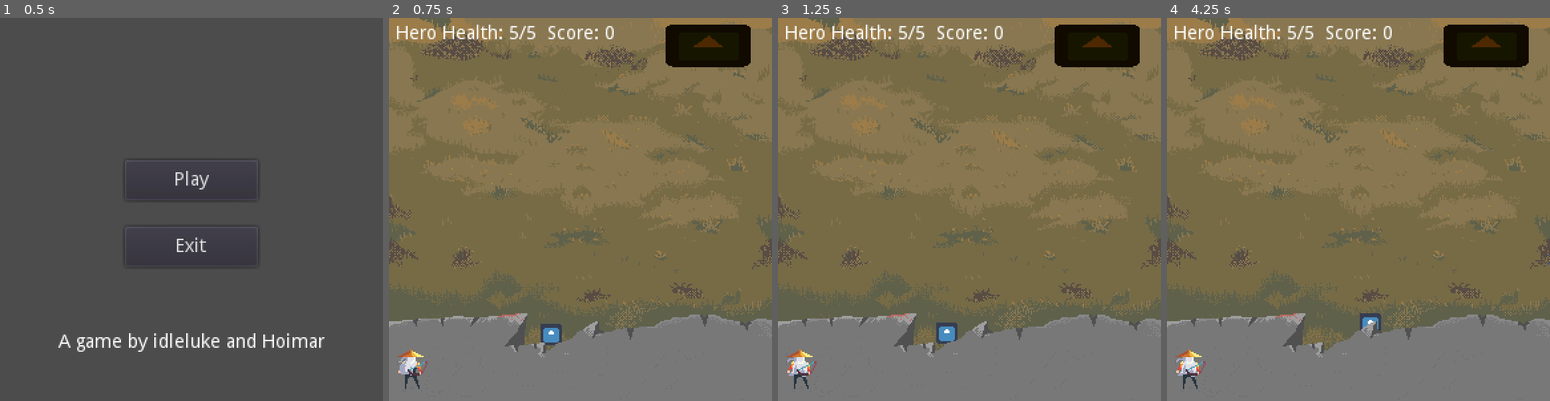
Above: before the commit, frames 1-4 (left to right).
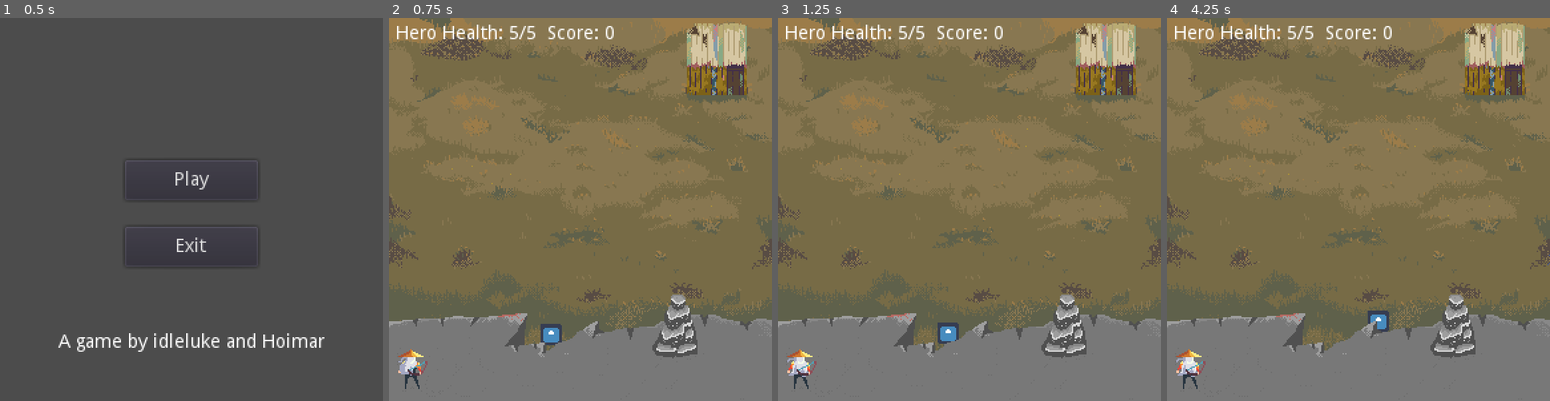
Above: after the commit, the same moments.

Repository: Hoimar/ashes
Game: Godot game, scene res://scenes/main_menu.tscn
Same seed, same stepped clock (60 frames per second), same inputs: the game is played once before the commit and once after it. The engine's default icon, where the game draws it, is replaced by a stand-in: a white triangle on a blue panel in a dark square.
Inputs (mouse positions are in pixels of both pictures, inside the frame that each line leads up to):
- Up to frame 1 (0.5 s): no input
- Up to frame 2 (0.75 s): click "Play" at 0.5 s
- Up to frame 3 (1.25 s): no input
- Up to frame 4 (4.25 s): move the mouse to (1442, 190) at 1.27 s; press the mouse at (1442, 190) at 1.28 s; move the mouse to (1281, 228) at 2.02 s; release the mouse at (1281, 228) at 2.03 s; click (1281, 228) at 2.1 s; move the mouse to (1396, 125) at 2.77 s; press the mouse at (1396, 125) at 2.78 s; move the mouse to (1339, 286) at 3.52 s; release the mouse at (1339, 286) at 3.53 s; click (1339, 286) at 3.6 s

Frame 1 is identical in both runs. In frame 2, 4.8% of the frame differs, in the area x 68-95%, y 1-89%; in frame 3, 4.9%; in frame 4, 5.1%, in the area x 50-95%, y 1-89%.

Commit message:
Restructuring, game popup, etc.

Diff:
--- a/project.godot
+++ b/project.godot
@@ -20,11 +20,6 @@
 "path": "res://scripts/enemy.gd"
 }, {
 "base": "Node2D",
-"class": "EnemyGroup",
-"language": "GDScript",
-"path": "res://scripts/enemy_group.gd"
-}, {
-"base": "Node2D",
 "class": "EnemySpawner",
 "language": "GDScript",
 "path": "res://scripts/enemy_spawner.gd"
@@ -34,18 +29,29 @@
 "language": "GDScript",
 "path": "res://scripts/enemy_wave.gd"
 }, {
+"base": "CenterContainer",
+"class": "GamePopup",
+"language": "GDScript",
+"path": "res://scripts/game_popup.gd"
+}, {
 "base": "Node2D",
 "class": "Hero",
 "language": "GDScript",
 "path": "res://scripts/hero.gd"
+}, {
+"base": "CanvasItem",
+"class": "Stage",
+"language": "GDScript",
+"path": "res://scripts/stage.gd"
 } ]
 _global_script_class_icons={
 "Arrow": "",
 "Enemy": "",
-"EnemyGroup": "",
 "EnemySpawner": "",
 "EnemyWave": "",
-"Hero": ""
+"GamePopup": "",
+"Hero": "",
+"Stage": ""
 }
 
 [application]
@@ -53,6 +59,10 @@
 config/name="Archery"
 run/main_scene="res://scenes/main_menu.tscn"
 config/icon="res://icon.png"
+
+[autoload]
+
+Global="*res://scripts/global.gd"
 
 [display]
 
--- a/scenes/arrow_controller.tscn
+++ b/scenes/arrow_controller.tscn
@@ -17,7 +17,7 @@
 
 [node name="PathFollow2D" type="PathFollow2D" parent="Path2D"]
 position = Vector2( 0.38992, -2.36453 )
-rotation = -1.57373
+rotation = -1.58587
 lookahead = 10.0
 
 [node name="ArrowBase" parent="Path2D/PathFollow2D" instance=ExtResource( 2 )]
--- /dev/null
+++ b/scenes/game_popup.tscn
@@ -0,0 +1,51 @@
+[gd_scene load_steps=2 format=2]
+
+[ext_resource path="res://scripts/game_popup.gd" type="Script" id=1]
+
+[node name="GamePopup" type="CenterContainer"]
+pause_mode = 2
+anchor_right = 1.0
+anchor_bottom = 1.0
+script = ExtResource( 1 )
+__meta__ = {
+"_edit_use_anchors_": false
+}
+
+[node name="PanelContainer" type="PanelContainer" parent="."]
+margin_left = 78.0
+margin_top = 115.0
+margin_right = 210.0
+margin_bottom = 173.0
+
+[node name="VBoxContainer" type="VBoxContainer" parent="PanelContainer"]
+margin_left = 7.0
+margin_top = 7.0
+margin_right = 125.0
+margin_bottom = 51.0
+custom_constants/separation = 10
+alignment = 1
+
+[node name="LabelMessage" type="Label" parent="PanelContainer/VBoxContainer"]
+margin_right = 118.0
+margin_bottom = 14.0
+text = "Popup Message"
+align = 1
+
+[node name="HBoxContainer" type="HBoxContainer" parent="PanelContainer/VBoxContainer"]
+margin_top = 24.0
+margin_right = 118.0
+margin_bottom = 44.0
+
+[node name="ButtonRetry" type="Button" parent="PanelContainer/VBoxContainer/HBoxContainer"]
+margin_right = 45.0
+margin_bottom = 20.0
+text = "Retry"
+
+[node name="ButtonContinue" type="Button" parent="PanelContainer/VBoxContainer/HBoxContainer"]
+margin_left = 49.0
+margin_right = 118.0
+margin_bottom = 20.0
+text = "Continue"
+
+[connection signal="pressed" from="PanelContainer/VBoxContainer/HBoxContainer/ButtonRetry" to="." method="_on_ButtonRetry_pressed"]
+[connection signal="pressed" from="PanelContainer/VBoxContainer/HBoxContainer/ButtonContinue" to="." method="_on_ButtonContinue_pressed"]
--- a/scenes/goal.tscn
+++ b/scenes/goal.tscn
@@ -1,18 +1,17 @@
 [gd_scene load_steps=3 format=2]
 
-[ext_resource path="res://icon.png" type="Texture" id=1]
+[ext_resource path="res://assets/sprites/House Sprite.png" type="Texture" id=1]
 
 [sub_resource type="RectangleShape2D" id=1]
-extents = Vector2( 32, 16 )
+extents = Vector2( 22.2748, 22.8227 )
 
 [node name="Goal" type="Node2D"]
 
-[node name="icon" type="Sprite" parent="."]
-modulate = Color( 0.305882, 0.156863, 0, 1 )
-scale = Vector2( 1, 0.5 )
+[node name="Sprite" type="Sprite" parent="."]
 texture = ExtResource( 1 )
 
 [node name="Area2D" type="Area2D" parent="."]
+position = Vector2( -1, 0 )
 
 [node name="CollisionShape2D" type="CollisionShape2D" parent="Area2D"]
 shape = SubResource( 1 )
--- a/scenes/main_menu.tscn
+++ b/scenes/main_menu.tscn
@@ -24,6 +24,8 @@
 
 [node name="VBoxContainer" type="VBoxContainer" parent="CenterContainer"]
 margin_top = 36.0
+margin_right = 200.0
+margin_bottom = 180.0
 custom_constants/separation = 50
 __meta__ = {
 "_edit_use_anchors_": false
--- a/scenes/stage.tscn
+++ b/scenes/stage.tscn
@@ -8,20 +8,26 @@
 [ext_resource path="res://scenes/enemy.tscn" type="PackedScene" id=6]
 [ext_resource path="res://scenes/enemy_wave.tscn" type="PackedScene" id=7]
 [ext_resource path="res://assets/sprites/GROUND 2-export.png" type="Texture" id=8]
-[ext_resource path="res://scripts/levels.gd" type="Script" id=9]
+[ext_resource path="res://scripts/waves.gd" type="Script" id=9]
+[ext_resource path="res://assets/sprites/rock sprites.png" type="Texture" id=10]
 
 [sub_resource type="RectangleShape2D" id=1]
 extents = Vector2( 144, 88.6581 )
 
 [sub_resource type="Curve2D" id=2]
 _data = {
-"points": PoolVector2Array( -166.06, 31.4856, 166.06, -31.4856, 348.088, 88.2037, -5.93688, 19.6824, 5.93688, -19.6824, 300.21, -8.287, -20.9008, 39.3064, 20.9008, -39.3064, 427.71, -46.287, -226.928, 28.1746, 226.928, -28.1746, 454.161, -112.156 )
+"points": PoolVector2Array( -166.06, 31.4856, 166.06, -31.4856, 348.088, 88.2037, -5.93688, 19.6824, 5.93688, -19.6824, 272.566, -3.66988, -28.2424, 31.9648, 28.2424, -31.9648, 480.133, -26.3622, -226.261, 24.5038, 226.261, -24.5038, 483.666, -92.1352 )
 }
 
-[node name="Stage" type="Node2D" groups=[
+[node name="Stage" type="Control" groups=[
 "stage",
 ]]
+anchor_right = 1.0
+anchor_bottom = 1.0
 script = ExtResource( 5 )
+__meta__ = {
+"_edit_use_anchors_": false
+}
 
 [node name="Ground" type="Sprite" parent="."]
 texture = ExtResource( 8 )
@@ -30,7 +36,7 @@
 region_rect = Rect2( 0, 0, 288, 288 )
 
 [node name="Goal" parent="." instance=ExtResource( 4 )]
-position = Vector2( 239.981, 20.828 )
+position = Vector2( 247.541, 35.3171 )
 
 [node name="Game" type="YSort" parent="."]
 
@@ -60,6 +66,11 @@
 centered = false
 region_enabled = true
 region_rect = Rect2( 0, 288, 288, 288 )
+
+[node name="Rocks" type="Sprite" parent="."]
+position = Vector2( 197.5, 208 )
+texture = ExtResource( 10 )
+centered = false
 
 [node name="Archer" parent="." instance=ExtResource( 2 )]
 position = Vector2( 16.0246, 262.979 )
@@ -102,22 +113,24 @@
 [node name="BasinContainer" type="HBoxContainer" parent="UI"]
 anchor_top = 1.0
 anchor_bottom = 1.0
-margin_top = -40.0
-margin_right = 40.0
+margin_left = 51.0
+margin_top = -48.0
+margin_right = 91.0
+margin_bottom = -8.0
 __meta__ = {
 "_edit_use_anchors_": false
 }
 
-[node name="Levels" type="Node" parent="."]
+[node name="Waves" type="Node" parent="."]
 script = ExtResource( 9 )
 
-[node name="EnemyWave1" parent="Levels" instance=ExtResource( 7 )]
+[node name="EnemyWave1" parent="Waves" instance=ExtResource( 7 )]
 amount = 5
 scene = ExtResource( 6 )
 duration = 15.0
 cooldown = 15.0
 
-[node name="EnemyWave2" parent="Levels" instance=ExtResource( 7 )]
+[node name="EnemyWave2" parent="Waves" instance=ExtResource( 7 )]
 amount = 10
 scene = ExtResource( 6 )
 duration = 15.0
--- a/scripts/archer.gd
+++ b/scripts/archer.gd
@@ -10,7 +10,7 @@
 
 var state = STATE.IDLE
 
-onready var stage: Node2D = get_tree().get_nodes_in_group("stage")[0]
+onready var stage: Node = get_tree().get_nodes_in_group("stage")[0]
 onready var anim_sprite := $AnimatedSprite
 onready var arrow_offset := $ArrowOffset
 
--- a/scripts/enemy.gd
+++ b/scripts/enemy.gd
@@ -21,7 +21,7 @@
 onready var knockback_tween := $KnockbackTween
 onready var animation_player := $AnimationPlayer
 onready var hero: Node2D = get_tree().get_nodes_in_group("hero")[0]
-onready var stage: Node2D = get_tree().get_nodes_in_group("stage")[0]
+onready var stage: Node = get_tree().get_nodes_in_group("stage")[0]
 
 
 # Called when the node enters the scene tree for the first time.
--- a/scripts/enemy_group.gd
+++ /dev/null
@@ -1,18 +0,0 @@
-class_name EnemyGroup
-extends Node2D
-
-
-# Called when the node enters the scene tree for the first time.
-func _ready():
-	var spawn_delay = duration / amount
-	spawn_timer.wait_time = spawn_delay
-
-
-func _on_SpawnTimer_timeout():
-	target_node.spawn(scene)
-	num_spawned += 1
-	if num_spawned == amount:
-		spawn_timer.stop()
-
-
-func start():
--- /dev/null
+++ b/scripts/game_popup.gd
@@ -0,0 +1,29 @@
+class_name GamePopup
+extends CenterContainer
+
+
+onready var label_message := $PanelContainer/VBoxContainer/LabelMessage
+onready var button_retry := $PanelContainer/VBoxContainer/HBoxContainer/ButtonRetry
+onready var button_continue := $PanelContainer/VBoxContainer/HBoxContainer/ButtonContinue
+
+
+# Called when the node enters the scene tree for the first time.
+func _ready():
+	match Global.state:
+		Global.STATE.LEVEL_COMPLETE:
+			label_message.text = "Level complete!"
+		Global.STATE.GAME_WON:
+			label_message.text = "You completed the game, congrats!"
+		Global.STATE.LOST:
+			label_message.text = "The hero died."
+			button_continue.disabled = true
+
+
+func _on_ButtonRetry_pressed():
+	Global.start_level()
+	queue_free()
+
+
+func _on_ButtonContinue_pressed():
+	Global.start_level(true)
+	queue_free()
--- /dev/null
+++ b/scripts/global.gd
@@ -0,0 +1,37 @@
+extends Node
+
+const STAGE := preload("res://scenes/stage.tscn")
+const POPUP := preload("res://scenes/game_popup.tscn")
+
+const MAX_LEVELS := 4
+enum STATE {
+	RUNNING,
+	GAME_WON,
+	LEVEL_COMPLETE
+	LOST,
+}
+
+var level: int = 0
+var state: int
+
+
+func start_level(var next: bool = false):
+	if next:
+		level += 1
+	if level == MAX_LEVELS:
+		# TODO: Show ending.
+		pass
+	set_state(STATE.RUNNING)
+	get_tree().change_scene_to(STAGE)
+
+
+func set_state(var new):
+	if new == state:
+		return
+	state = new
+	if state == STATE.RUNNING:
+		get_tree().paused = false
+	else:
+		get_tree().paused = true
+		var popup = POPUP.instance()
+		get_tree().get_root().add_child(popup)
--- a/scripts/hero.gd
+++ b/scripts/hero.gd
@@ -15,11 +15,6 @@
 var state: int = STATE.WALKING
 var health := HEALTH_START
 onready var animation_player = $AnimationPlayer
-
-
-# Called when the node enters the scene tree for the first time.
-func _ready():
-	pass # Replace with function body.
 
 
 func take_hit(var damage: int = 1):
--- a/scripts/levels.gd
+++ /dev/null
@@ -1,10 +0,0 @@
-extends Node
-
-var level_num = 0
-
-# Called when the node enters the scene tree for the first time.
-func _ready():
-	if get_child_count() == 0:
-		return
-	var wave: EnemyWave = get_children()[level_num]
-	wave.start()
--- a/scripts/stage.gd
+++ b/scripts/stage.gd
@@ -1,69 +1,43 @@
-extends Node2D
+class_name Stage
+extends CanvasItem
 
 const HERO_WALK_DURATION := 60.0
-enum STATE {
-	RUNNING,
-	WON,
-	LEVEL_COMPLETE
-	LOST,
-}
 
 signal mouse_clicked(position)
 
-var state := -1 setget set_state
-var score := 0
 onready var hero_path_follow := $Game/HeroPath/HeroPathFollow
 onready var hero_path_tween := $HeroPathTween
 onready var label_score := $UI/HBoxContainer/LabelScore
 onready var label_health := $UI/HBoxContainer/LabelHealth
-onready var levels := $Levels
+onready var waves := $Waves
 onready var hero: Hero = get_tree().get_nodes_in_group("hero")[0]
 
 
 # Called when the node enters the scene tree for the first time.
 func _ready():
-	hero.connect("hero_died", self, "set_state", [STATE.LOST])
+	hero.connect("hero_died", self, "lose")
 	hero.connect("hero_hurt", self, "hero_health_changed")
 	hero_health_changed(Hero.HEALTH_START)
-	set_state(STATE.RUNNING)
-
-
-func _input(event):
-	if state == STATE.RUNNING \
-		and (event is InputEventMouseMotion or event is InputEventMouseButton) \
-		and Input.is_action_pressed("shoot"):
-			pass
+	animate_hero_path()
 
 
 func _process(delta):
-	if state == STATE.RUNNING and Input.is_action_pressed("shoot"):
+	if Global.state == Global.STATE.RUNNING and Input.is_action_pressed("shoot"):
 		emit_signal("mouse_clicked", get_local_mouse_position())
 
 
-func set_state(var new):
-	if new == state:
-		return
-	match new:
-		STATE.RUNNING:
-			animate_hero_path()
-		STATE.WON:
-			print("You won the game!")
-		STATE.LEVEL_COMPLETE:
-			levels.level_num += 1
-			print("Level complete!")
-		STATE.LOST:
-			print("You lost!")
-			hero_path_tween.stop_all()
-	state = new
+func lose():
+	hero_path_tween.stop_all()
+	Global.set_state(Global.STATE.LOST)
 
 
 func _on_HeroPathTween_tween_completed(_object, _key):
-	set_state(STATE.LEVEL_COMPLETE)
+	Global.set_state(Global.STATE.LEVEL_COMPLETE)
 
 
 func increase_score(var amount: int):
-	score += amount
-	label_score.text = "Score: %d" % score
+	Global.score += amount
+	label_score.text = "Score: %d" % Global.score
 
 
 func hero_health_changed(var new_health: int):
--- /dev/null
+++ b/scripts/waves.gd
@@ -0,0 +1,10 @@
+extends Node
+
+onready var stage: Stage = get_tree().get_nodes_in_group("stage")[0]
+
+# Called when the node enters the scene tree for the first time.
+func _ready():
+	if get_child_count() == 0 or get_children().size() <= Global.level:
+		return
+	var wave: EnemyWave = get_children()[Global.level]
+	wave.start()
Binary file added: assets/sprites/House Sprite.png
Not shown, added: assets/sprites/House Sprite.png.import
Binary file added: assets/sprites/rock sprites.png
Not shown, added: assets/sprites/rock sprites.png.import
Not shown: 2 places in scenes/hero.tscn that only renumber resources
Not shown: 1 places in scenes/stage.tscn that only renumber resources
